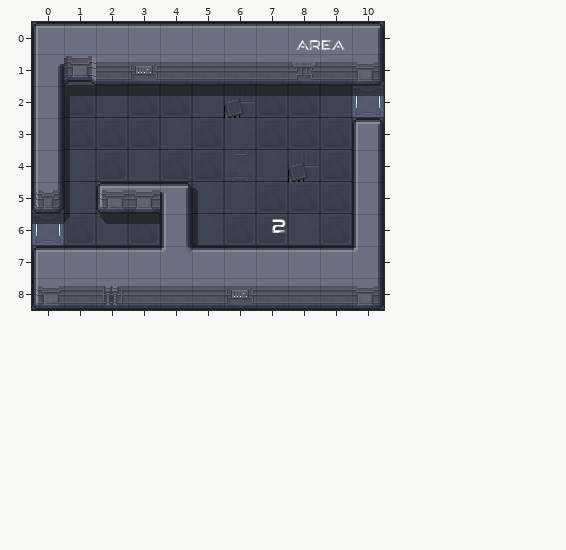
One commit to this Tiled map: cocos/Code/assets/resources/map/map_1-1-H-2.tmx. The first picture shows the starting point.
Cells are 32x32 px. Shown: x 0..10, y 0..8.
And afterwards:
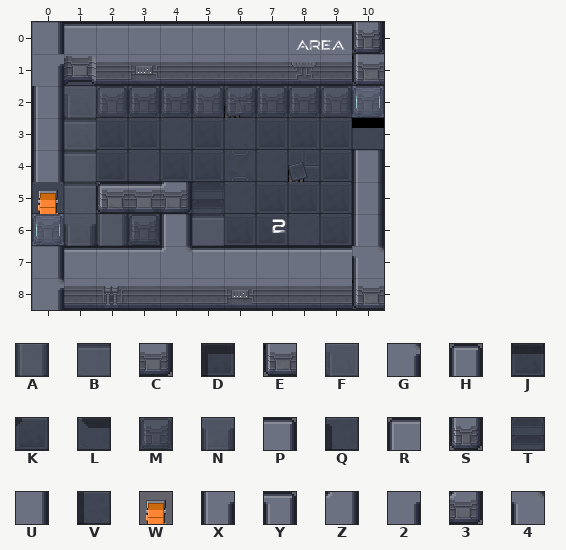
Key: from "proba_scifi": A 23, B 42; from "scifi_tileset_02": C 9, D 10, E 11, F 12, G 13, H 15, J 17, K 18, L 19, M 21, N 22, P 25, Q 26, R 27, S 31, T 32, U 33, V 34, W 37, X 50, Y 54, Z 58, 2 62, 3 66, 4 72.
_ is an empty cell.
See-through tiles are keyed as they look on the map.
Diff:
Layer "w":
y 0: x 0 R -> U; x 10 P -> S
y 1: x 0 X -> 2; x 10 C -> E
y 3: x 10 H -> J
y 5: x 0 S -> W; x 4 Y -> 3
y 7: x 0 R -> U; x 10 Z -> 4
y 8: x 0 E -> G; x 10 C -> E
Layer "s":
y 2: x 1..10 DJJJJJJJJJ -> FMMMMMMMMM
y 3..4: x 1 V -> B
y 5: x 1 V -> B; x 5 Q -> T
y 6: x 0..3 JKLJ -> MNAM; x 5 V -> B
